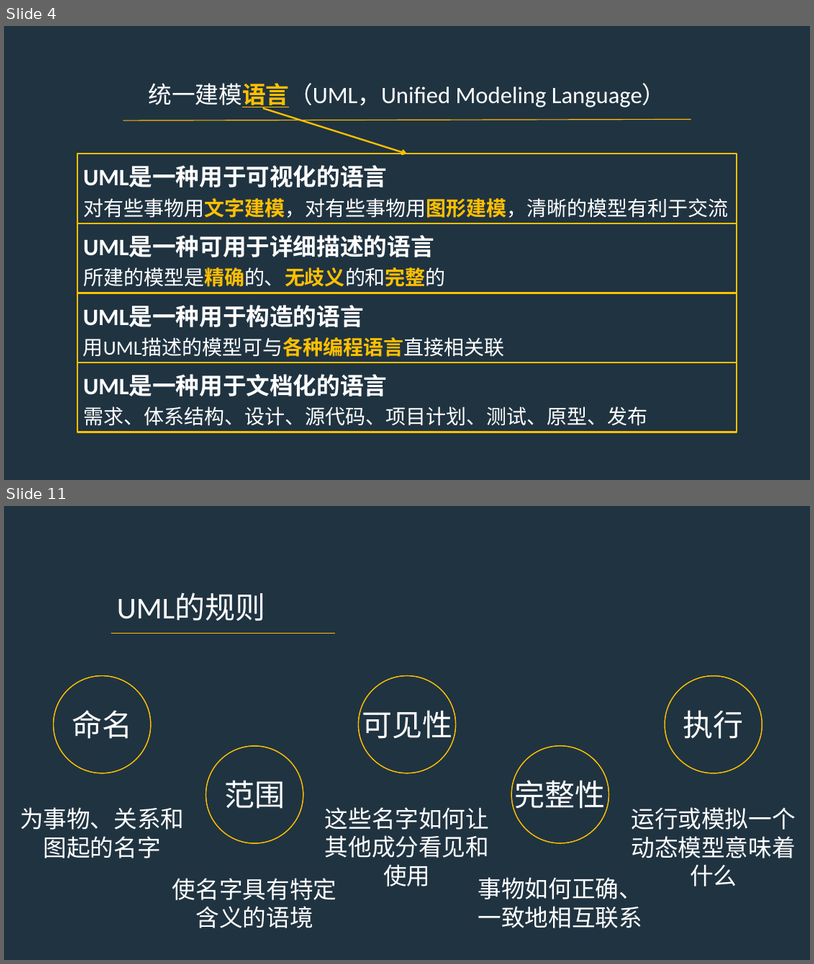
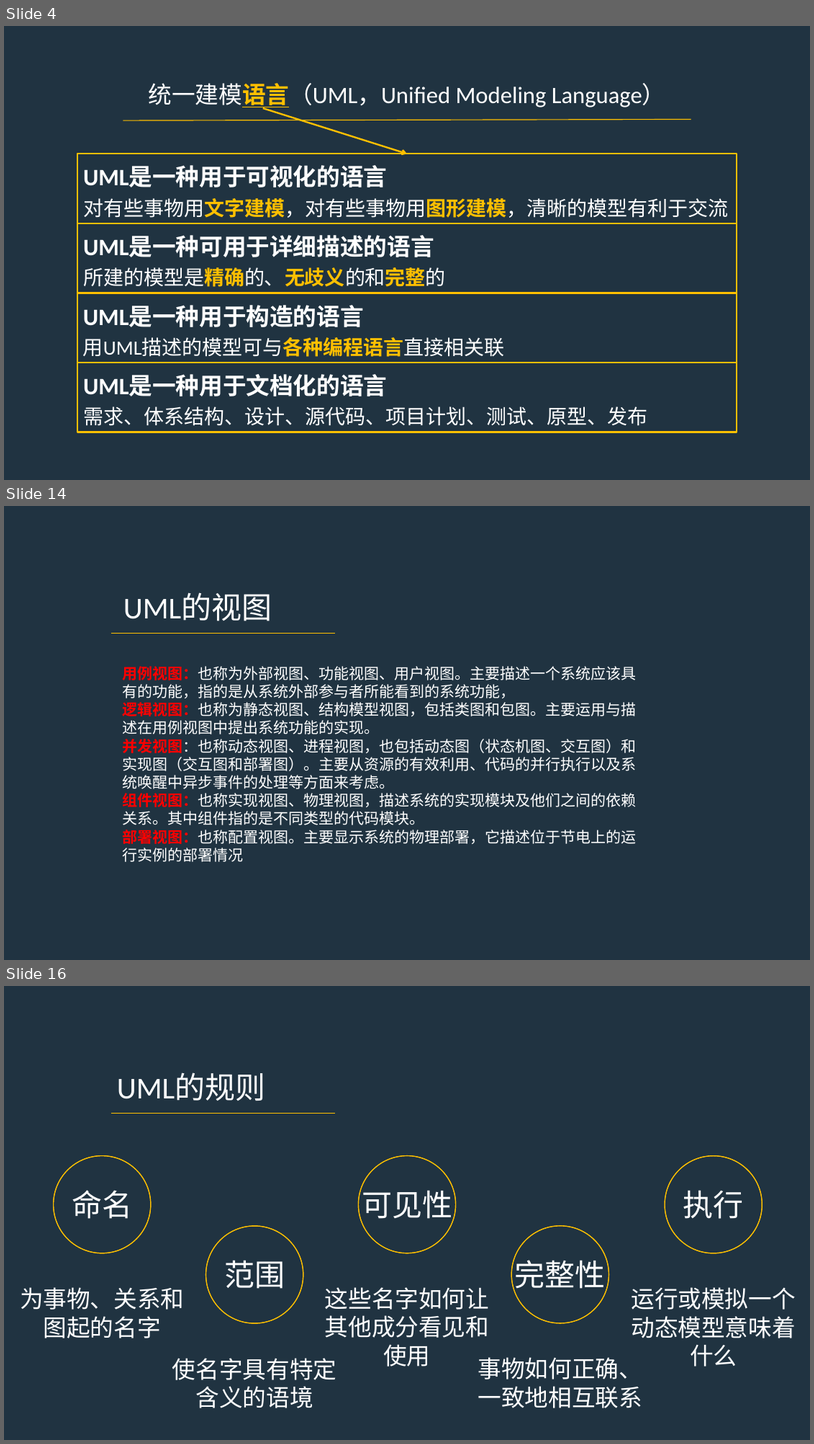
Before and after one commit to PRD2017-G07/G07-teamwork, a slide deck: 0PPT/UML概述.pptx. Shown one above the other, each under a label of ours: slides 4 and 11 before the commit, slides 4, 14 and 16 after it; the slides between them are not shown. The pictures are 814x964 and 814x1444 pixels, drawn with LibreOffice and Linux fonts; fonts in the diff are those of the drawing. Boxes give left, top, right and bottom in pixels: in the first picture for what was removed or moved away, otherwise in the second. Text is boxed around its words. In the diff, an @@ line names an element or a change of style, - is before the commit and + after.

```diff
--- a/0PPT/UML概述.pptx
+++ b/0PPT/UML概述.pptx
@@ slide 14 added at bbox=[4, 506, 810, 960], background #203341 @@
@@ text added at bbox=[124, 593, 273, 621], 36 pt, text #FFFFFF @@
+UML的视图
@@ line added from (111, 633) to (335, 633), #FFC000 1 pt @@
@@ text added at bbox=[122, 666, 636, 862], 18 pt, text #FFFFFF @@
+用例视图：也称为外部视图、功能视图、用户视图。主要描述一个系统应该具有的功能，指的是从系统外部参与者所能看到的系统功能，
+逻辑视图：也称为静态视图、结构模型视图，包括类图和包图。主要运用与描述在用例视图中提出系统功能的实现。
+并发视图：也称动态视图、进程视图，也包括动态图（状态机图、交互图）和实现图（交互图和部署图）。主要从资源的有效利用、代码的并行执行以及系统唤醒中异步事件的处理等方面来考虑。
+组件视图：也称实现视图、物理视图，描述系统的实现模块及他们之间的依赖关系。其中组件指的是不同类型的代码模块。
+部署视图：也称配置视图。主要显示系统的物理部署，它描述位于节电上的运行实例的部署情况
@@ what was slide 11 is now slide 16 @@
```
Also in this commit, not shown: 8 slides changed, 6 other slides added, 1 slide removed.
